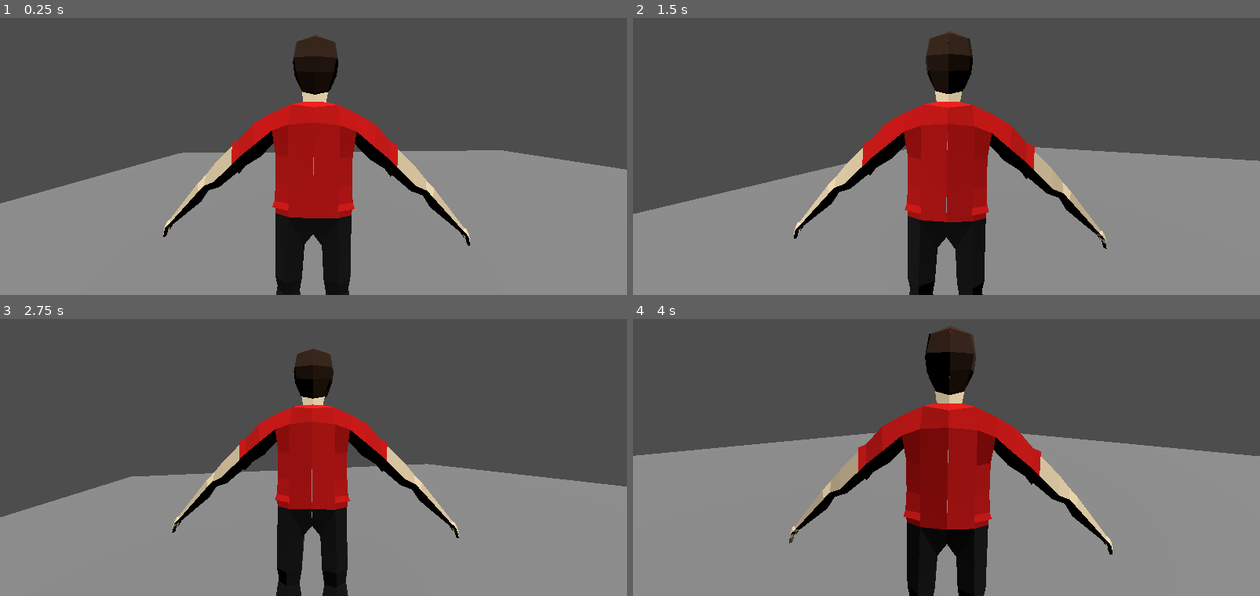
Above: before the commit, frames 1-4 (two rows, left to right).
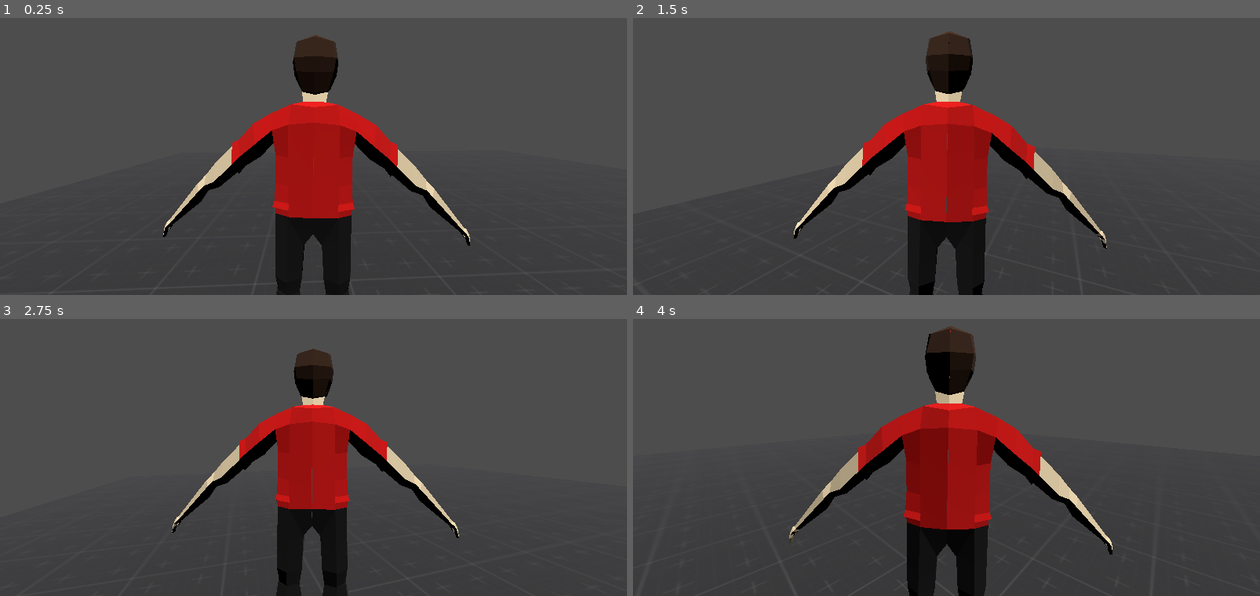
Above: after the commit, the same moments.

Repository: StudioXPEtudiant/25-26.FR.S.S4.ParkourBlitz
Game: Godot game, scene res://test personnage.tscn
The game is run twice, just before and just after one commit, with the same random seed, the same clock (stepped at 60 frames per second) and the same inputs.
Inputs (mouse positions are in pixels of both pictures, inside the frame that each line leads up to):
- Up to frame 1 (0.25 s): no input
- Up to frame 2 (1.5 s): tap Enter (ui_accept) at 0.5, 0.77 s; move the mouse to (977, 117) at 0.52 s; tap D (d) at 0.6 s; tap S (s) at 0.8, 1.35 s; move the mouse to (915, 120) at 1.27 s
- Up to frame 3 (2.75 s): tap Enter (ui_accept) at 1.52 s; tap D (d) at 1.55, 2.1 s; move the mouse to (326, 413) at 2.02 s; tap S (s) at 2.3 s
- Up to frame 4 (4 s): move the mouse to (940, 427) at 2.77 s; tap A (q) at 2.85 s; tap Enter (ui_accept) at 3.02, 3.77 s; tap D (d) at 3.05 s; move the mouse to (990, 424) at 3.52 s; tap S (s) at 3.6 s

The runs differ from the first frame. In frame 1, 41% of the frame differs, in the area x 0-100%, y 47-100%; in frame 2, 39%; in frame 3, 37%; in frame 4, 45%, in the area x 0-100%, y 40-100%.

Commit message:
changement : const CAMERA_MIN_ANGLE = -40 const CAMERA_MAX_ANGLE = 20

Diff:
--- a/peronnage_scène.gd
+++ b/peronnage_scène.gd
@@ -7,7 +7,7 @@
 var sens_horizontal = 0.5
 var sens_vertical = 0.5
 const CAMERA_MIN_ANGLE = -40
-const CAMERA_MAX_ANGLE = 30
+const CAMERA_MAX_ANGLE = 20
 
 func _ready():
 	Input.mouse_mode = Input.MOUSE_MODE_CAPTURED
--- a/test personnage.tscn
+++ b/test personnage.tscn
@@ -1,11 +1,17 @@
 [gd_scene format=3 uid="uid://wv2fiypytd4"]
 
 [ext_resource type="PackedScene" uid="uid://dtgfyfidasnxy" path="res://peronnage scène.tscn" id="1_l6ehy"]
+[ext_resource type="Texture2D" uid="uid://yefkloxl7xuw" path="res://texture_06.png" id="1_vjh7d"]
+
+[sub_resource type="StandardMaterial3D" id="StandardMaterial3D_flx6r"]
+albedo_texture = ExtResource("1_vjh7d")
+uv1_triplanar = true
 
 [node name="TestPersonnage" type="Node3D" unique_id=400399292]
 
 [node name="CSGBox3D" type="CSGBox3D" parent="." unique_id=764238284]
 transform = Transform3D(1, 0, 0, 0, 1, 0, 0, 0, 1, -3.8310575, 0.28910398, 0.14951134)
+material_override = SubResource("StandardMaterial3D_flx6r")
 use_collision = true
 size = Vector3(17.335571, 0.2607422, 15.435059)
 
Binary file added: texture_06.png
Not shown, added: texture_06.png.import
